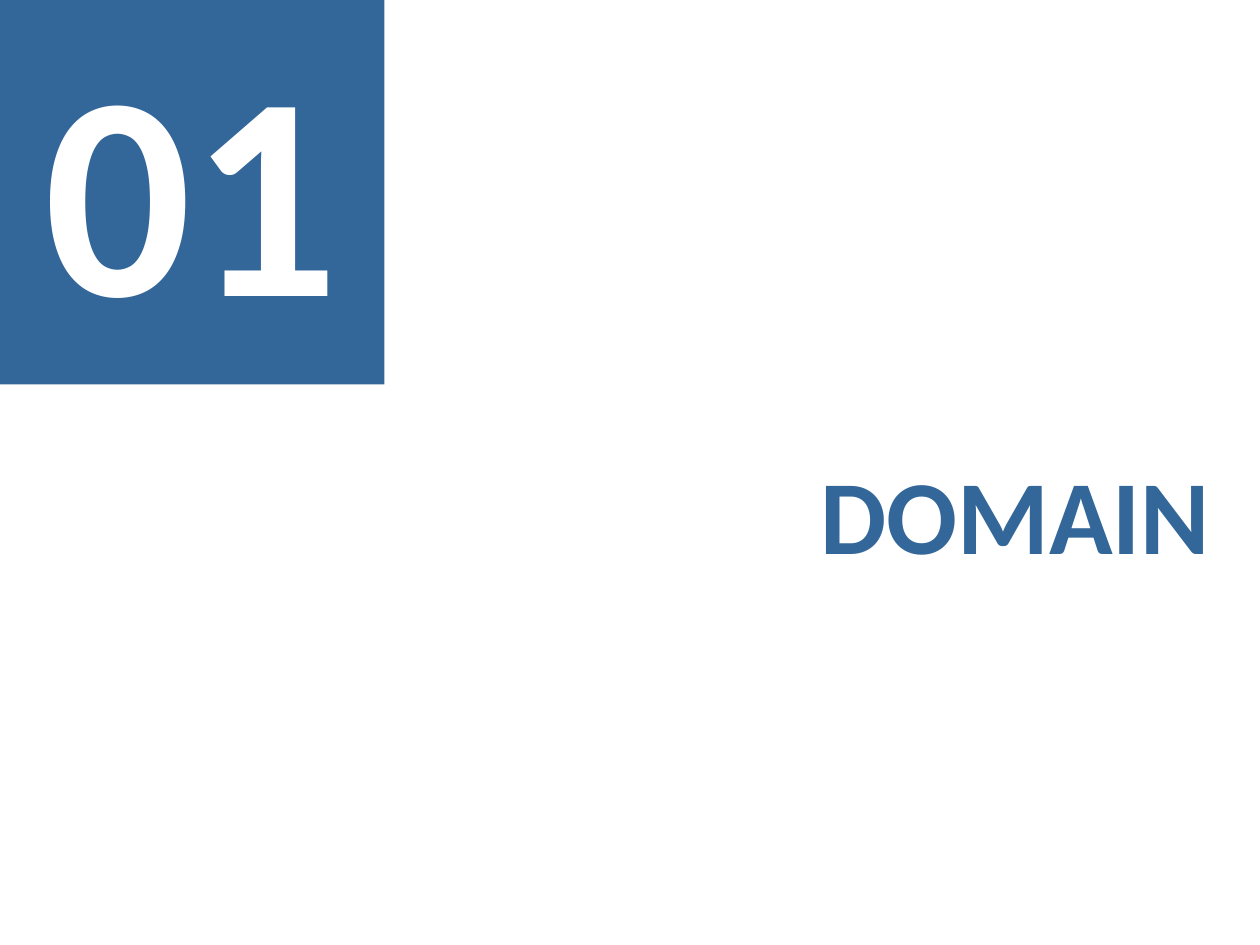
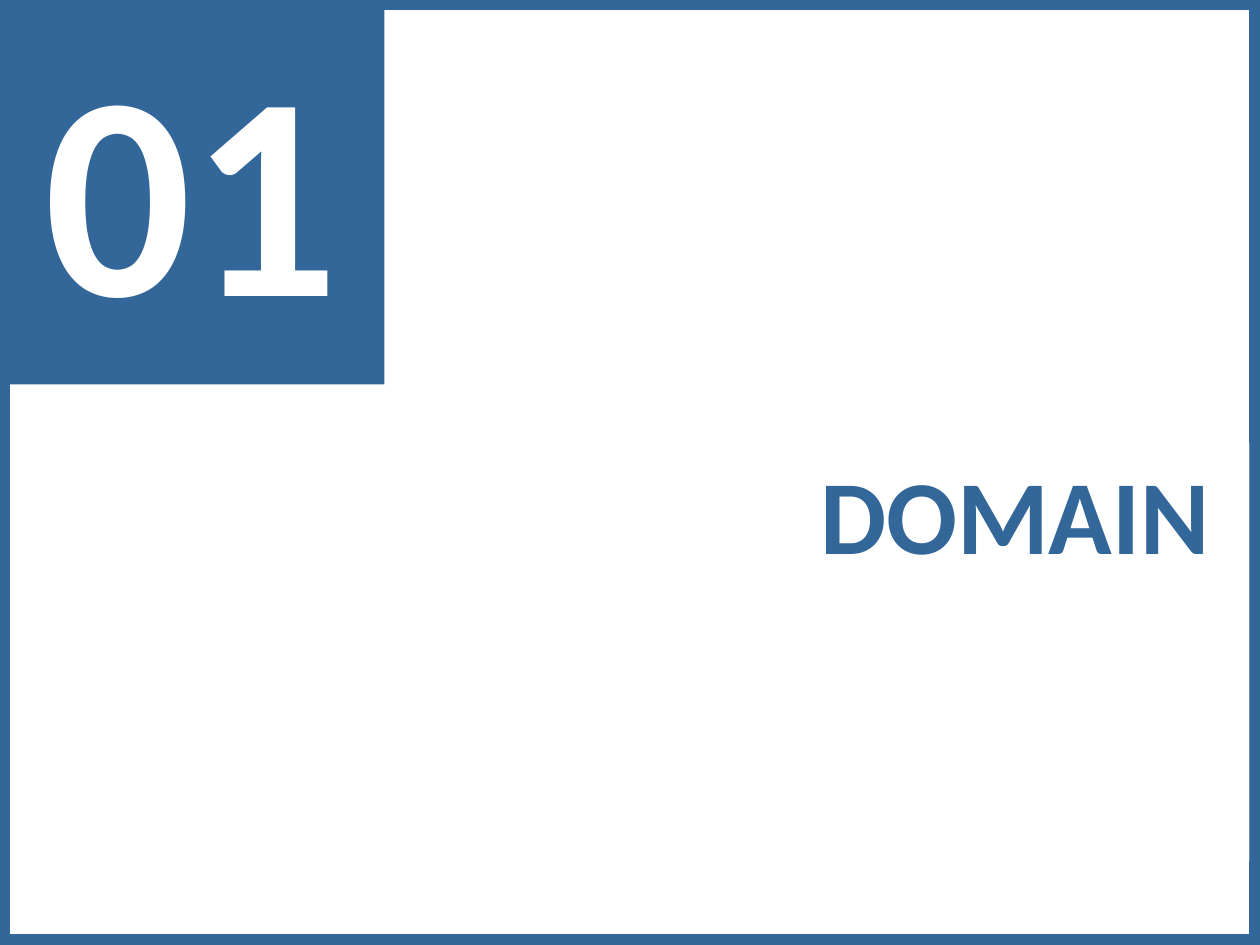
Before and after one commit to lucasrafael98/IV1819-esports, a slide deck: slide 2 of Documentation/Checkpoint I - Presentation.pptx. Drawn at 1260x945 pixels with LibreOffice and Linux fonts; fonts in the diff are those of the drawing. Boxes give left, top, right and bottom in pixels: in the first picture for what was removed or moved away, otherwise in the second. Text is boxed around its words. In the diff, an @@ line names an element or a change of style, - is before the commit and + after.

```diff
--- a/Documentation/Checkpoint I - Presentation.pptx
+++ b/Documentation/Checkpoint I - Presentation.pptx
@@ rectangle added at (0, 0, 1260, 945), outline #336699 11.99 pt @@
```
Also in this commit, not shown: 8 other slides changed, 3 slides added, 2 slides removed, 1 other file.
